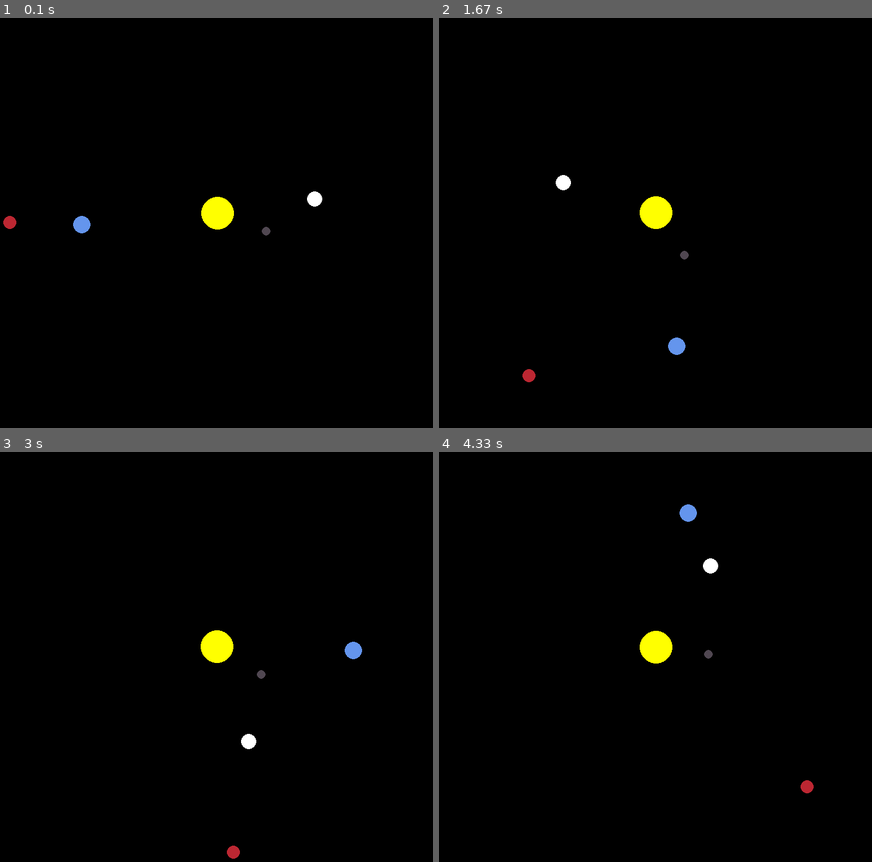
Above: before the commit, frames 1-4 (two rows, left to right).
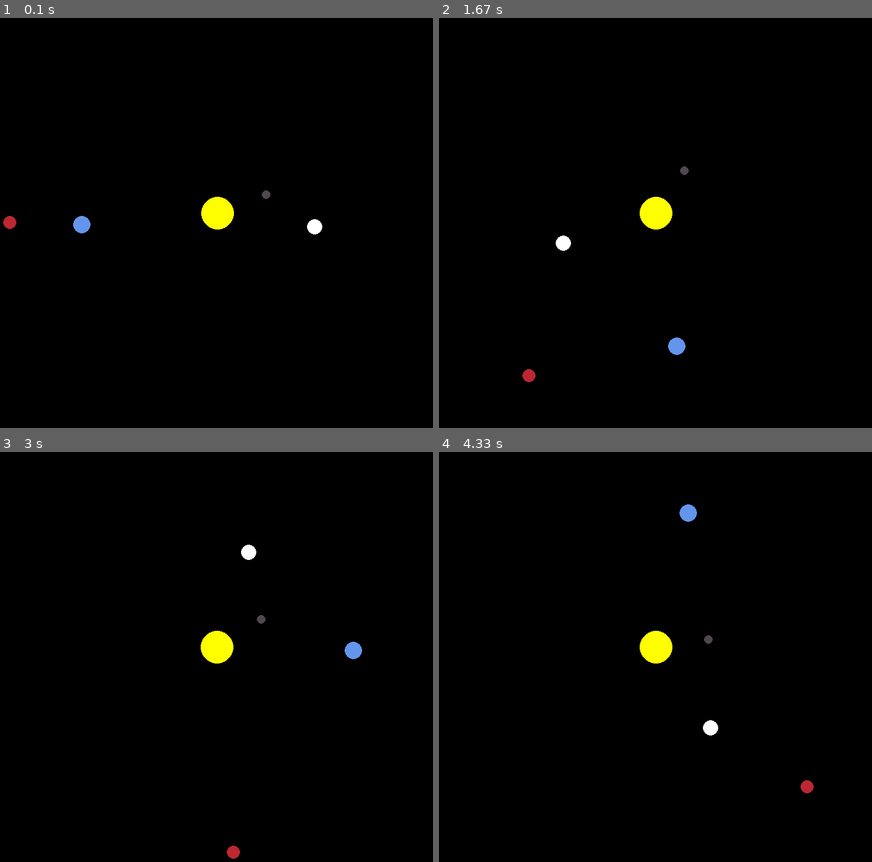
Above: after the commit, the same moments.

Repository: LeonardoZanotti/PyPlanet
Game: pygame game, started from pyplanet.py
Two runs of this game, one before a commit and one after it. Both use one fixed random seed, a clock stepped at 60 frames per second and the inputs below.
Inputs:
- Up to frame 1 (0.1 s): no input
- Up to frame 2 (1.67 s): no input
- Up to frame 3 (3 s): no input
- Up to frame 4 (4.33 s): no input

The runs differ from the first frame. In frame 1, 0.3% of the frame differs, in the area x 60-75%, y 42-54%; in frame 2, 0.3%, in the area x 26-58%, y 36-59%; in frame 3, 0.3%; in frame 4, 0.3%.

Commit message:
planets doing planet stuff - fixed venus orbit

Diff:
--- a/pyplanet.py
+++ b/pyplanet.py
@@ -92,8 +92,8 @@
 
     earth.y_vel = 29.783 * 1000
     mars.y_vel = 24.077 * 1000
-    mercury.y_vel = 47.4 * 1000
-    venus.y_vel = -35.02 * 1000
+    mercury.y_vel = -47.4 * 1000
+    venus.y_vel = 35.02 * 1000
 
     planets = [sun, earth, mars, mercury, venus]
 
